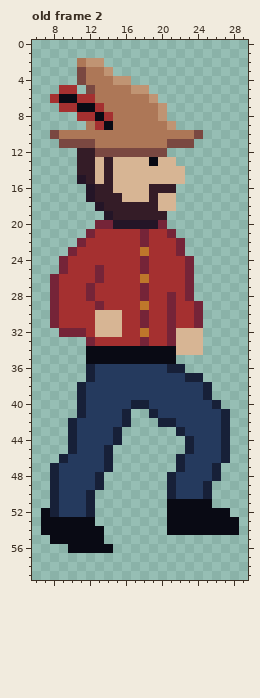
Pixel-art file -- Assets/player_sprite.aseprite. The picture above was drawn from the file before the commit.
32x64 pixels, 2 frames. Shown: old frame 2: x 6..29, y 0..59. The commit also changed other frames, which this record leaves out.
After the commit:
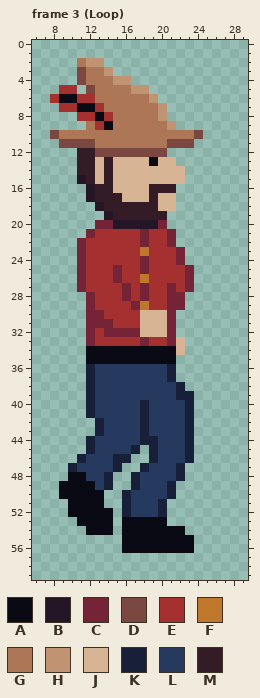
Palette (. is transparent): A #090a14  B #241527  C #752438  D #7a4841  E #a53030  F #be772b  G #ad7757  H #c09473  J #d7b594  K #172038  L #253a5e  M #341c27
A new or re-ordered frame is compared with the old frame closest to it.
The edit:
frames 2 -> 7
Changed rows in their new state; - is an unchanged pixel.
Frame 3 (Loop) is new; against old frame 2:
first column x 7:
22 --------------C.------
23 ---.C-----------------
24 --..C----------C.-----
25 --..C-E-C-------------
26 -...C-E-C-------------
27 -...CE---C----C-------
28 -....----C-----C.-----
29 -....CE---C----C..----
30 -....CCEE--JJJ-...----
31 -....CCCE--JJJ-...----
32 --...CECCCCJJJ-...----
33 ----------------..----
34 ----------------..----
36 ---------------.------
37 --------------K...----
38 ----.K---------K...---
39 ----.K---------KK..---
40 ----.K----L-----K...--
41 ----.K---LLKL---K....-
42 ---...K--LLKLLL-K....-
43 ---...K-LLLKLLLLK....-
44 ---..K--LLLKKLLL-....-
45 ---..K-LLLK-KLLL-....-
46 --..K--LKK--KLLLK....-
47 -..K---LK--KLLL-....--
48 -..AA-LK--KLLLLK....--
49 -.AAAALK--KLLL-....---
50 -.AAAAA--KLLLL-....---
51 -..AAAA--KLLLK.....---
52 ...AAAAA-KLLLK.......-
53 ....--AA-AAAAA........
54 .....--A-AAAAA--......
55 -......--AAAAAAAA-----
56 ---.....-AAAAAAAA-----
Where, in picture pixels (left, top, right, bottom), the same in both pictures:
changed: (41, 238, 239, 553)
